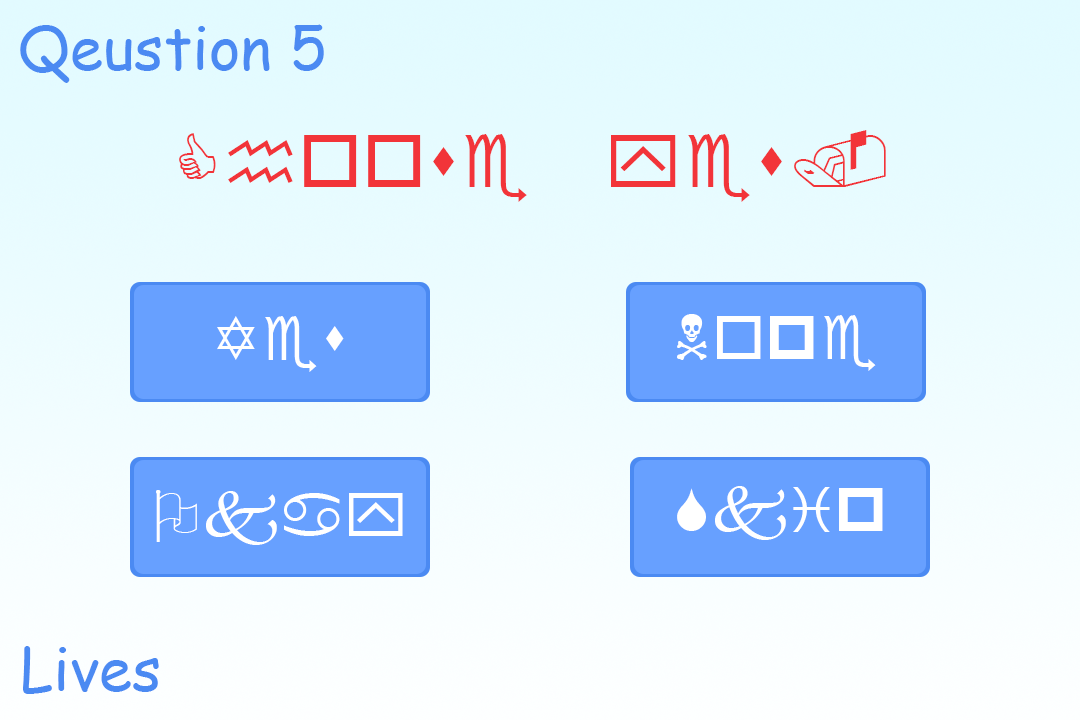
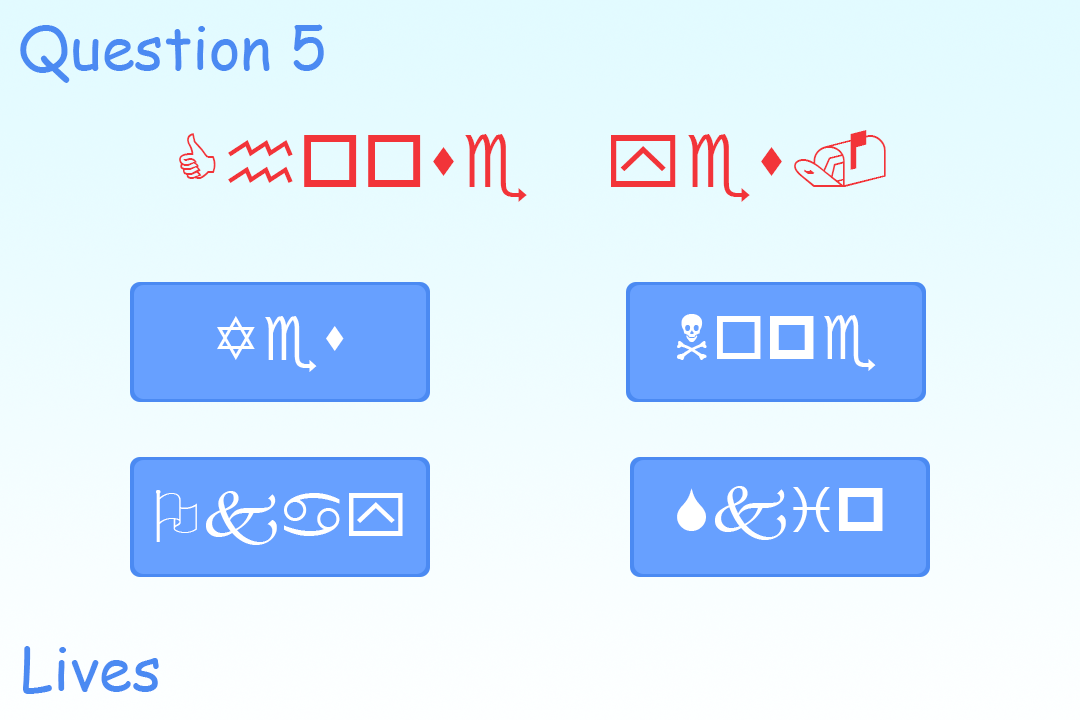
Layers edited between the first and the second 1080 x 720 image:
renamed "Qeustion 5" to "Question 5", painted on it over [72, 39, 134, 71]
